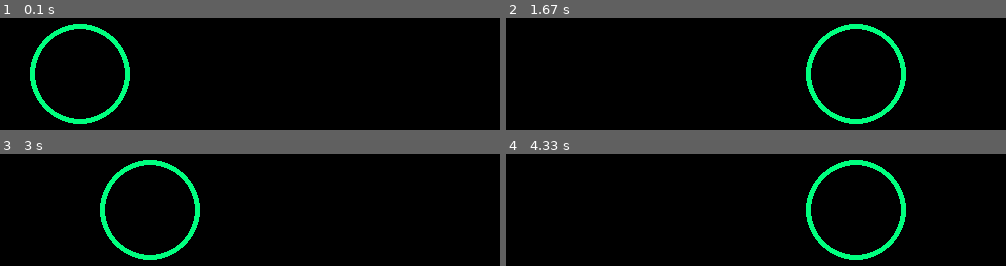
Above: before the commit, frames 1-4 (two rows, left to right).
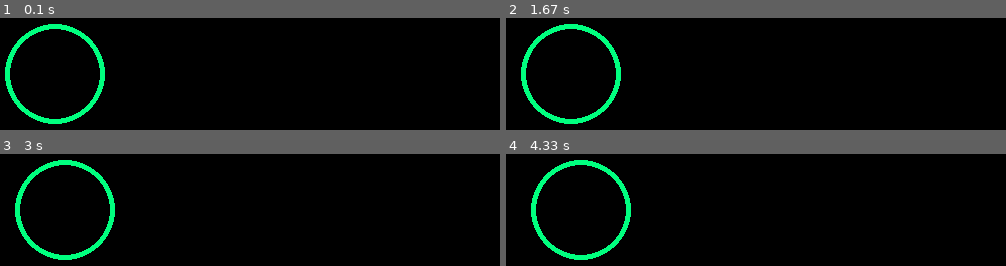
Above: after the commit, the same moments.

Repository: KaneZe/pygame_project
Game: pygame game, started from main.py
The game is run twice, just before and just after one commit, with the same random seed, the same clock (stepped at 60 frames per second) and the same inputs.
Inputs:
- Up to frame 1 (0.1 s): no input
- Up to frame 2 (1.67 s): hold Right 0.33-0.8 s; hold Right 0.83-1.3 s; hold Left from 1.33 s (still down)
- Up to frame 3 (3 s): release Left at 1.87 s; hold Left 1.9-2.3 s; hold Right 2.33-2.97 s
- Up to frame 4 (4.33 s): hold Left 3-3.47 s; hold Right 3.5-3.97 s; hold Right from 4 s (still down)

The runs differ from the first frame. In frame 1, 4.9% of the frame differs, in the area x 1-26%, y 5-95%; in frame 2, 5.3%, in the area x 3-80%, y 5-95%; in frame 3, 5.0%; in frame 4, 5.3%.

Commit message:
Created user interaction

Diff:
--- a/main.py
+++ b/main.py
@@ -9,7 +9,7 @@
 DISPLAY_HEIGHT = 200
 CIRCLE_COLOR = (0, 255, 127)
 BG_COLOR = (0, 0, 0)
-speed_x = 5
+speed_x = 10
 x = 55
 y = 100
 R = 50
@@ -27,21 +27,20 @@
         # Заполняем главное окно белым цветом
         display.fill(BG_COLOR)
 
-        if (x + R >= DISPLAY_WIDTH) or (x - R <= 0):
-            speed_x = -speed_x
-
         pygame.draw.circle(display, CIRCLE_COLOR, (x, y), R, 5)
 
         for event in pygame.event.get():
             # Обработчик для нажатия на крестик
             if event.type == pygame.QUIT:
                 return
+            elif event.type == pygame.KEYDOWN:
+                if event.key == pygame.K_RIGHT:
+                    x += speed_x
+                elif event.key == pygame.K_LEFT:
+                    x -= speed_x
 
         # Обновляем дисплей для отображения круга
         pygame.display.update()
-
-        # Перемещаем центр круга по горизонтали
-        x += speed_x
 
         # С какой частотой кадров в секунду будет работать программа
         clock.tick(FPS)
